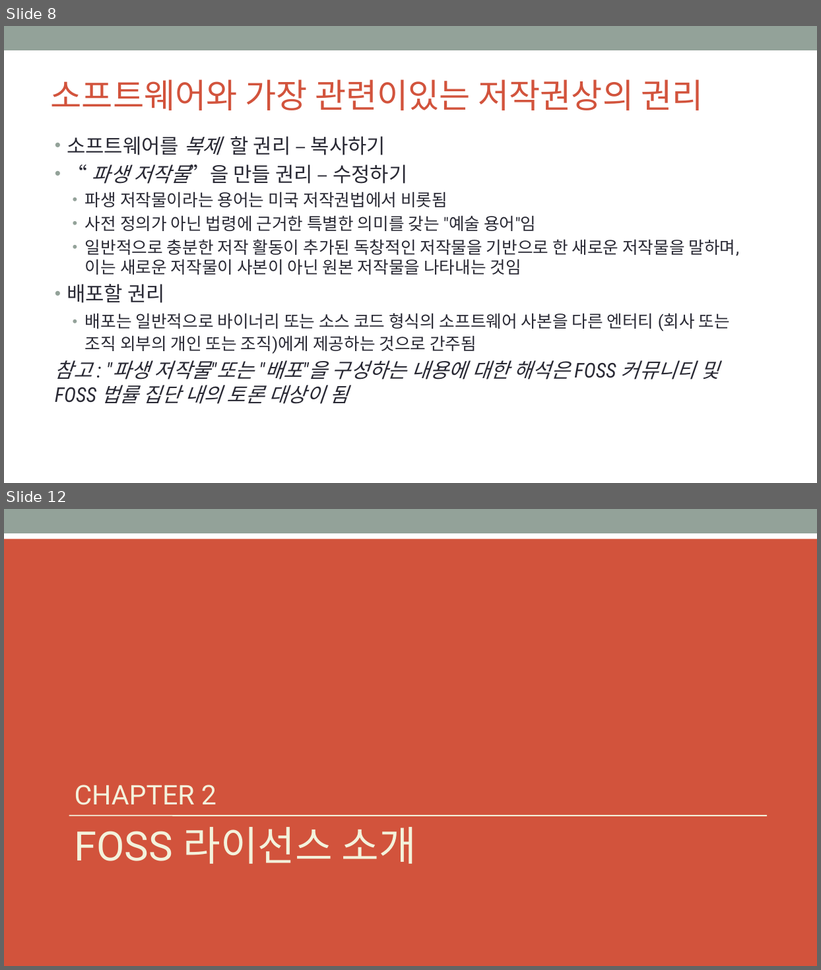
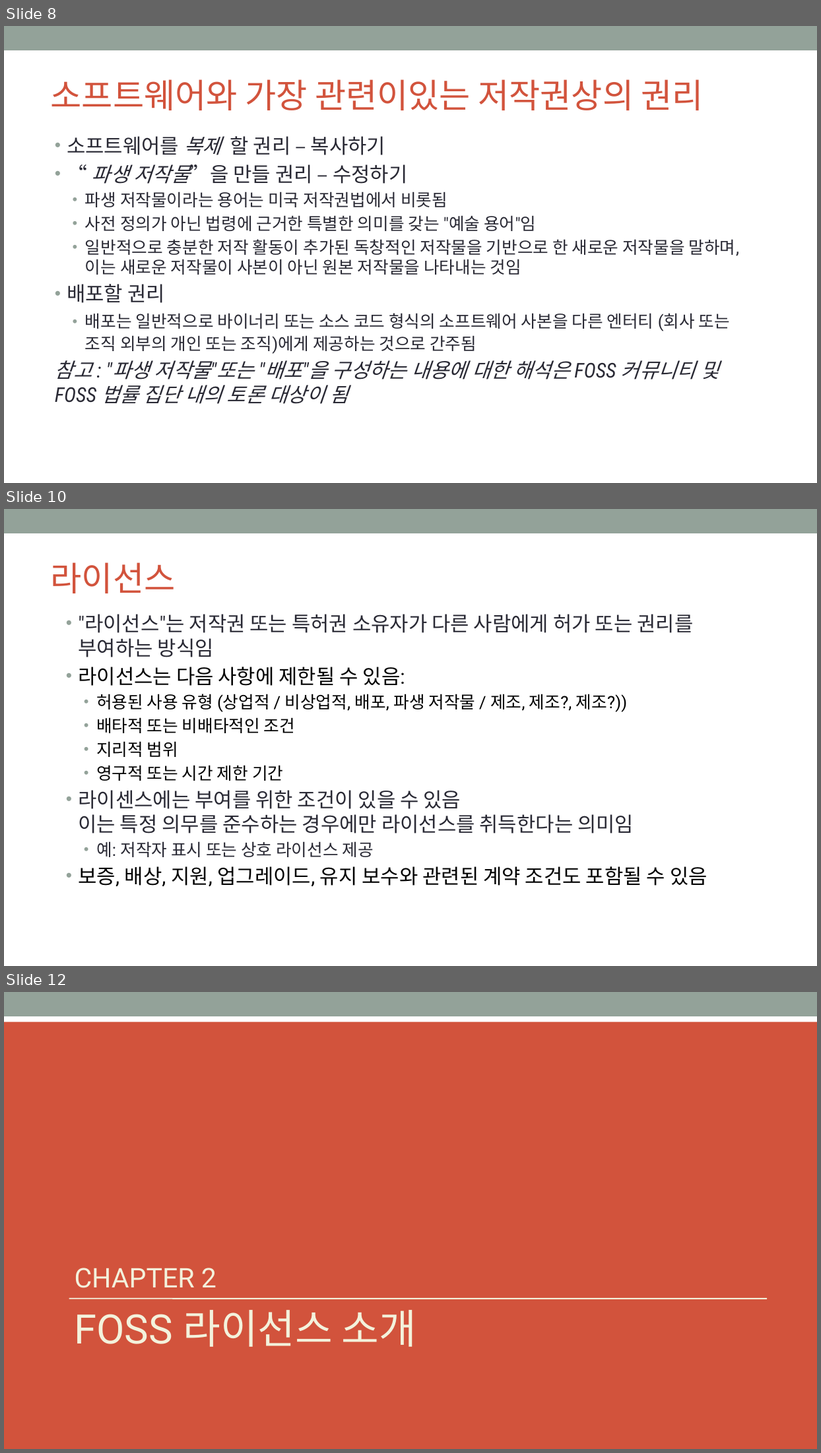
Before and after one commit to OpenChain-KWG/Curriculum-Translation-KR, a slide deck: target/slides/openchain-curriculum-for-1-1.pptx. Shown one above the other, each under a label of ours: slides 8 and 12 before the commit, slides 8, 10 and 12 after it; the slides between them are not shown. The pictures are 821x970 and 821x1453 pixels, drawn with LibreOffice and Linux fonts; fonts in the diff are those of the drawing; background and template pictures are left out. Boxes give left, top, right and bottom in pixels: in the first picture for what was removed or moved away, otherwise in the second. Text is boxed around its words. In the diff, an @@ line names an element or a change of style, - is before the commit and + after.

```diff
--- a/target/slides/openchain-curriculum-for-1-1.pptx
+++ b/target/slides/openchain-curriculum-for-1-1.pptx
@@ slide 10 added at (4, 509, 817, 966), background #FFFFFF; not listed: 1 template element that a slide beside it also shows @@
@@ title added at (51, 562, 176, 593), 40 pt, text #D2533C @@
+라이선스
@@ text added at (78, 614, 708, 887), 24 pt, text #000000 @@
+• "라이선스"는 저작권 또는 특허권 소유자가 다른 사람에게 허가 또는 권리를 부여하는 방식임
+• 라이선스는 다음 사항에 제한될 수 있음:
+  • 허용된 사용 유형 (상업적 / 비상업적, 배포, 파생 저작물 / 제조, 제조?, 제조?))
+  • 배타적 또는 비배타적인 조건
+  • 지리적 범위
+  • 영구적 또는 시간 제한 기간
+• 라이센스에는 부여를 위한 조건이 있을 수 있음
+  이는 특정 의무를 준수하는 경우에만 라이선스를 취득한다는 의미임
+  • 예: 저작자 표시 또는 상호 라이선스 제공
+• 보증, 배상, 지원, 업그레이드, 유지 보수와 관련된 계약 조건도 포함될 수 있음
```
Also in this commit, not shown: 7 slides changed, 2 other slides added, 3 slides removed, 7 other files.
